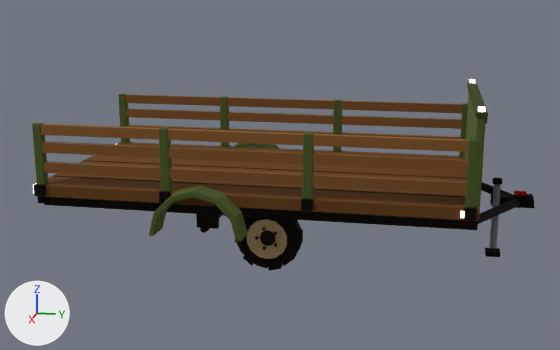
Renders of the glTF model assets/meshes/vehicles/RanchTrailer/by_truck/Flatbed/RanchTrailer_Flatbed.glb from each side of a commit.
Camera for both pictures: a 50 mm lens placed at (33.6, 7.2, 11.3), pointed at (0.1, 0.5, 3.0). Arrows for +X, +Y and +Z are at lower left; the lights stay in place. The older version comes first. Vertices at exactly the same position are counted once.

Names of what the first picture shows: 'Bed', 'Body', 'Hitch', 'Wheel' and 1 more.
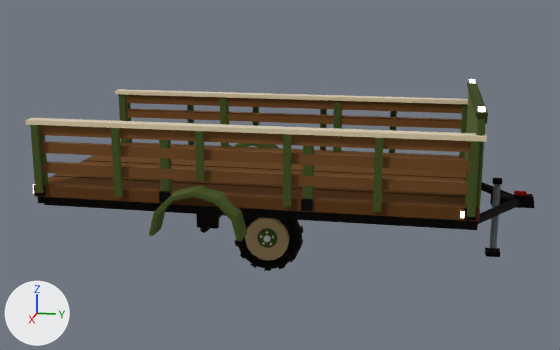
Where the change shows, as pixel boxes (x1, y1, x2, y2) in the pictures (560 x 350 px):
'Bed', reshaped: before (32, 82, 488, 221); after (25, 82, 488, 221)
'Wheel', reshaped: before (235, 217, 303, 270); after (235, 217, 303, 271)
part 1 of me_bed, added (mostly hidden): after (187, 105, 195, 145)
part 2 of me_bed, added (mostly hidden): after (253, 107, 259, 126)
part 3 of me_bed, added (mostly hidden): after (320, 109, 327, 150)
part 4 of me_bed, added (mostly hidden): after (389, 111, 397, 153)
part 5 of me_bed, added (beige): after (115, 89, 468, 104)
part 6 of me_bed, added (green): after (30, 125, 44, 193)
part 7 of me_bed, added (green): after (111, 128, 123, 197)
part 8 of me_bed, added (green): after (195, 131, 205, 181)
part 9 of me_bed, added (green): after (283, 134, 291, 207)
part 10 of me_bed, added (green): after (373, 138, 383, 212)
part 11 of me_bed, added (green): after (467, 141, 480, 217)
part 12 of me_bed, added (beige): after (25, 118, 487, 142)
part 13 of me_bed, added (brown): after (126, 95, 462, 156)
part 14 of me_bed, added (brown): after (33, 125, 480, 221)
part 15 of me_wheel, added (mostly hidden): after (255, 218, 289, 243)
part 16 of me_wheel, added: after (257, 228, 278, 248)
part 17 of me_wheel, rebuilt (6% wider): before (238, 217, 299, 268); after (237, 217, 302, 269)
part 18 of me_wheel, rebuilt: before (247, 219, 287, 259); after (247, 220, 286, 258)
part 19 of me_wheel, deleted: before (255, 227, 283, 270)
part 20 of me_wheel, built on: before (235, 217, 303, 266); after (235, 218, 303, 269)

Edits to the bpy script that builds the scene:
```text
Change me_bed:
    used by ob_bed; location = (0.0, 0.0, 0.0)
    remove me_bed.from_pydata(...)  # 440 vertices, 740 faces; spans x -4.8..4.8, y -9.1..9.2, z 2.7..6.8
    add me_bed.from_pydata(...)  # 616 vertices, 908 faces; spans x -5.0..5.0, y -9.1..9.2, z 2.7..6.8
    me_bed part 1: a new loose piece, a box spanning x -4.97..-4.81, y -5.36..-5.06, z 2.93..5.77, in mat_vc_paint
    me_bed part 2: a new loose piece, a box spanning x -4.97..-4.81, y -1.86..-1.56, z 3.79..5.77, in mat_vc_paint
    me_bed part 3: a new loose piece, a box spanning x -4.97..-4.81, y 1.63..1.93, z 2.93..5.77, in mat_vc_paint
    me_bed part 4: a new loose piece, a box spanning x -4.97..-4.81, y 5.13..5.43, z 2.93..5.77, in mat_vc_paint
    me_bed part 5: a new loose piece, a box spanning x -4.88..-4.28, y -9.1..9.17, z 5.77..5.95, in mat_vc_paint
    me_bed part 6: a new loose piece, a box spanning x 4.81..4.97, y -8.85..-8.55, z 2.93..5.77, in mat_vc_paint
    me_bed part 7: a new loose piece, a box spanning x 4.81..4.97, y -5.36..-5.06, z 2.93..5.77, in mat_vc_paint
    me_bed part 8: a new loose piece, a box spanning x 4.81..4.97, y -1.86..-1.56, z 3.79..5.77, in mat_vc_paint
    me_bed part 9: a new loose piece, a box spanning x 4.81..4.97, y 1.63..1.93, z 2.93..5.77, in mat_vc_paint
    me_bed part 10: a new loose piece, a box spanning x 4.81..4.97, y 5.13..5.43, z 2.93..5.77, in mat_vc_paint
    me_bed part 11: a new loose piece, a box spanning x 4.81..4.97, y 8.62..8.92, z 2.93..5.77, in mat_vc_paint
    me_bed part 12: a new loose piece, a box spanning x 4.28..4.88, y -9.1..9.17, z 5.77..5.95, in mat_vc_paint
    me_bed part 13: 32 vertices added at x -4.7..-4.4, y -9.1..9.1, z 2.7..5.7
    me_bed part 14: 32 vertices added at x 4.4..4.7, y -9.1..9.1, z 2.7..5.7
    other edits to the shape of me_bed do not show in these pictures
Change me_wheel:
    used by ob_wheel; location = (0.0, 0.0, 0.0)
    remove me_wheel.from_pydata(...)  # 318 vertices, 496 faces; spans x -0.55..0.56, y -1.53..1.53, z -1.56..1.56
    add me_wheel.from_pydata(...)  # 744 vertices, 1308 faces; spans x -0.55..0.55, y -1.56..1.56, z -1.56..1.56
    me_wheel part 15: a new loose piece, a 16-sided cylinder along x spanning x -0.05..0.05, y -0.98..0.98, z -0.98..0.98, in mat_vc_paint
    me_wheel part 16: a new loose piece, a 12-sided cylinder along x spanning x 0.278..0.358, y -0.468..0.468, z -0.468..0.468, in mat_vc_paint
    me_wheel part 17: the loose piece of 84 vertices spanning x -0.55..0.55, y -1.4..1.4, z -1.44..1.44 is rebuilt with 192 vertices and now spans x -0.55..0.55, y -1.56..1.56, z -1.56..1.56
    me_wheel part 18: the loose piece of 42 vertices spanning x 0.31..0.51, y -1.0..1.0, z -1.02..1.02 is rebuilt with 32 vertices and now spans x 0.28..0.49, y -0.95..0.95, z -0.95..0.95
    me_wheel part 19: 10 loose pieces with 98 vertices, spanning x -0.38..0.56, y -0.63..0.63, z -1.56..1.56, are deleted
    me_wheel part 20: 80 vertices removed from x -0.38..0.38, y -1.53..1.53, z -1.38..1.38; 224 vertices added at x -0.55..0.55, y -1.56..1.56, z -1.47..1.47
    other edits to the shape of me_wheel do not show in these pictures
```
